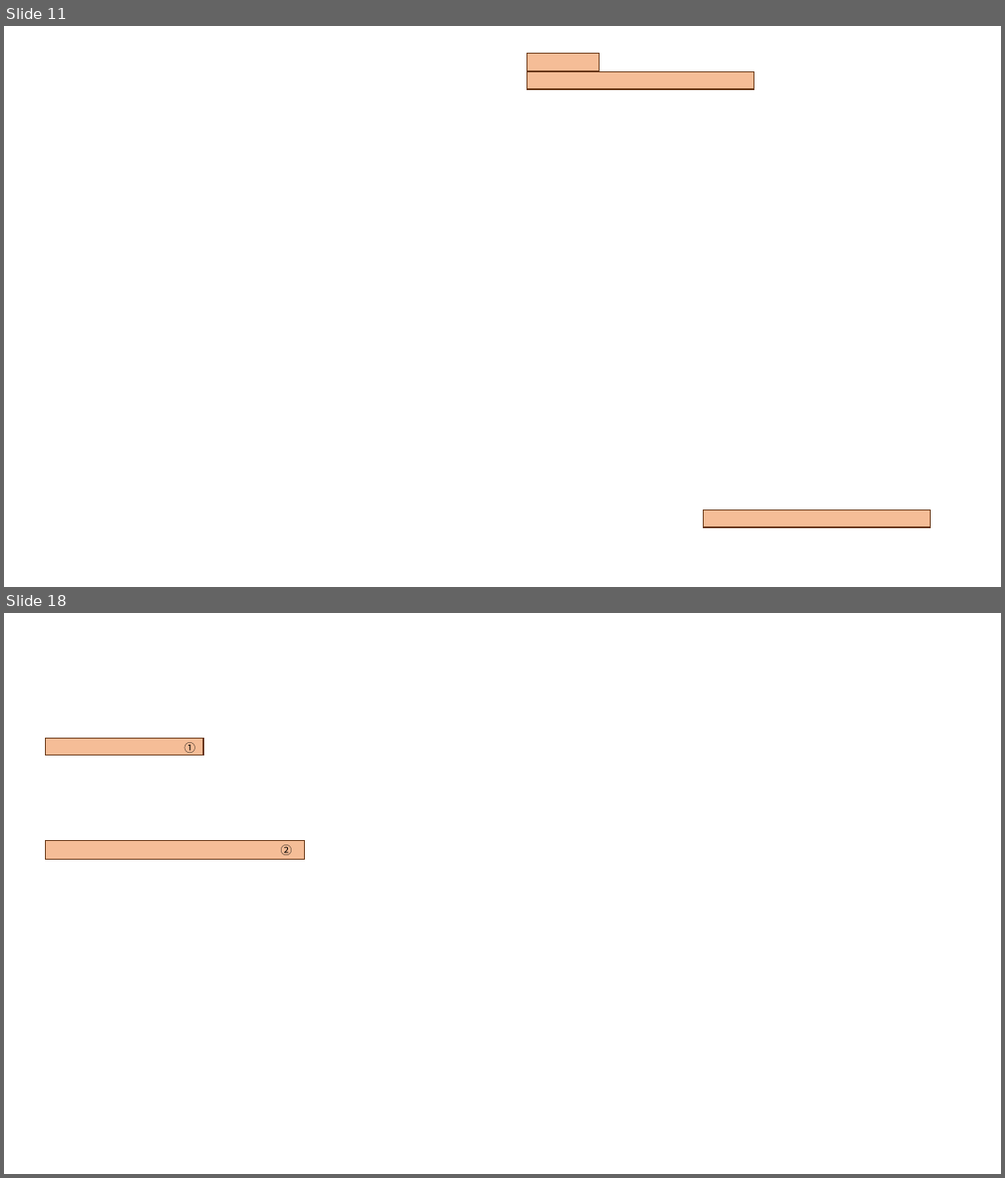
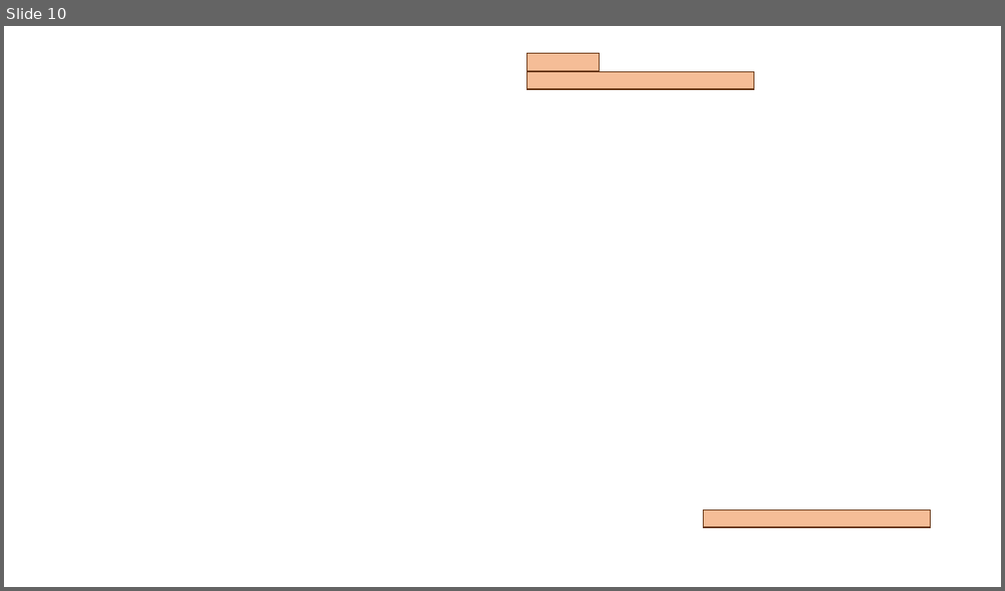
Before and after one commit to MIERUNE/plateau-qgis-plugin, a slide deck: docs/picture/画像生成用.pptx. Shown one above the other, each under a label of ours: slides 11 and 18 before the commit, slide 10 after it; the slides between them are not shown. The pictures are 1005x1178 and 1005x591 pixels, drawn with LibreOffice and Linux fonts; fonts in the diff are those of the drawing; background and template pictures are left out. Boxes give left, top, right and bottom in pixels: in the first picture for what was removed or moved away, otherwise in the second. Text is boxed around its words. In the diff, an @@ line names an element or a change of style, - is before the commit and + after.

```diff
--- a/docs/picture/画像生成用.pptx
+++ b/docs/picture/画像生成用.pptx
@@ slide 18 removed at (4, 613, 1001, 1174), background picture (left out) @@
@@ rectangle removed at (45, 738, 203, 755) @@
@@ text removed at (184, 742, 195, 756) @@
-①
@@ rectangle removed at (45, 840, 305, 859) @@
@@ text removed at (281, 844, 292, 855) @@
-②
@@ what was slide 11 is now slide 10 @@
```
Also in this commit, not shown: 11 slides changed, 11 slides added, 2 other slides removed.
